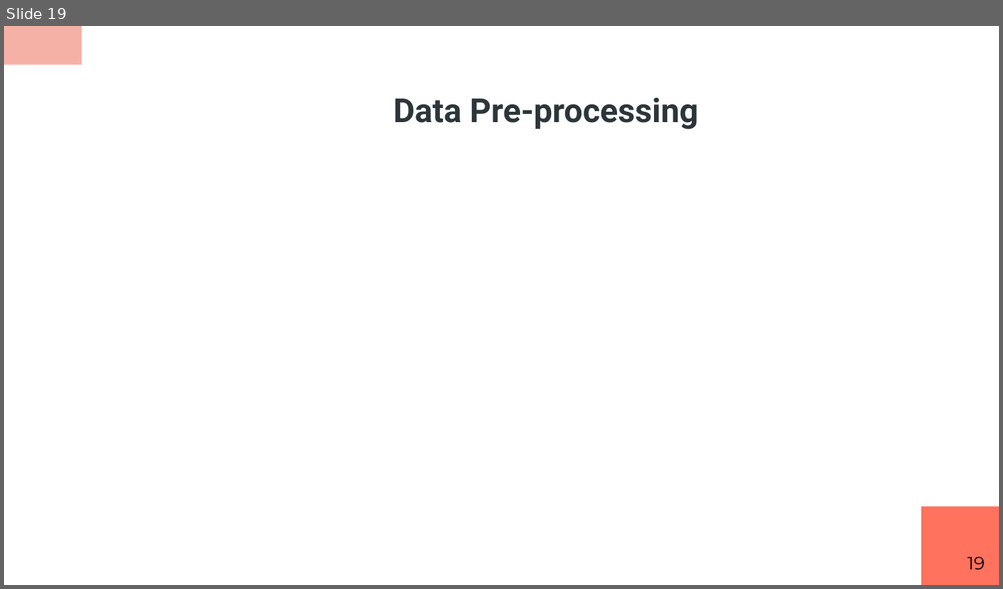
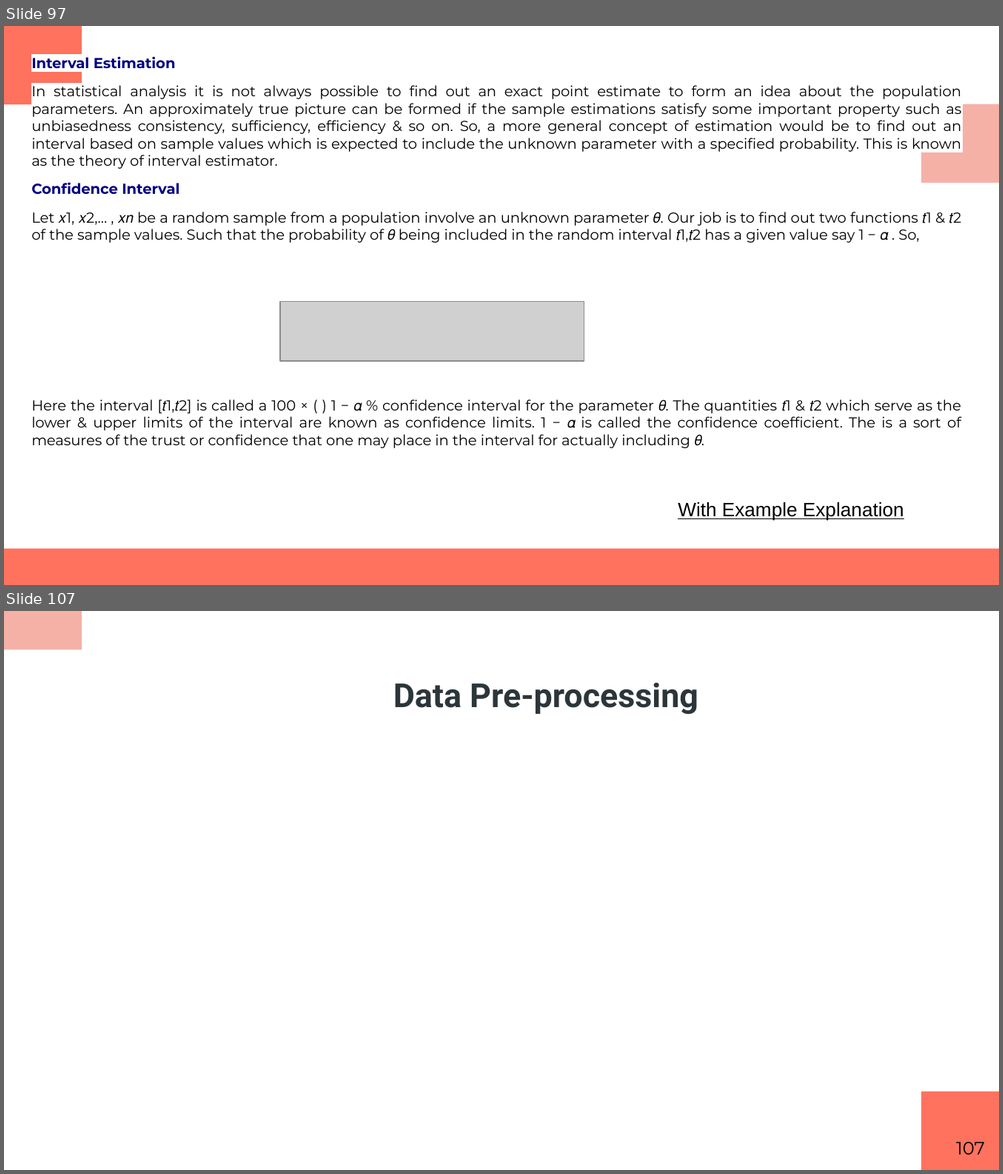
Before and after one commit to RashmivernekarN/ai_with_python_keonics, a slide deck: Module3/Business Statistics.pptx. Shown one above the other, each under a label of ours: slide 19 before the commit, slides 97 and 107 after it; the slides between them are not shown. The pictures are 1003x589 and 1003x1174 pixels, drawn with LibreOffice and Linux fonts; fonts in the diff are those of the drawing; grey boxes stand for pictures. Boxes give left, top, right and bottom in pixels: in the first picture for what was removed or moved away, otherwise in the second. Text is boxed around its words. In the diff, an @@ line names an element or a change of style, - is before the commit and + after.

```diff
--- a/Module3/Business Statistics.pptx
+++ b/Module3/Business Statistics.pptx
@@ slide 97 added at [4,26,999,585], background #FFFFFF @@
@@ rectangle added at [4,26,82,104], fill #FF725E @@
@@ text added at [31,53,962,449], 10.5 pt, text #000000 @@
+Interval Estimation
+In statistical analysis it is not always possible to find out an exact point estimate to form an idea about the population parameters. An approximately true picture can be formed if the sample estimations satisfy some important property such as unbiasedness consistency, sufficiency, efficiency & so on. So, a more general concept of estimation would be to find out an interval based on sample values which is expected to include the unknown parameter with a specified probability. This is known as the theory of interval estimator.
+Confidence Interval
+Let 𝑥1, 𝑥2,… , 𝑥𝑛 be a random sample from a population involve an unknown parameter 𝜃. Our job is to find out two functions 𝑡1 & 𝑡2 of the sample values. Such that the probability of 𝜃 being included in the random interval 𝑡1,𝑡2 has a given value say 1 − 𝛼 . So,
+Here the interval [𝑡1,𝑡2] is called a 100 × ( ) 1 − 𝛼 % confidence interval for the parameter 𝜃. The quantities 𝑡1 & 𝑡2 which serve as the lower & upper limits of the interval are known as confidence limits. 1 − 𝛼 is called the confidence coefficient. The is a sort of measures of the trust or confidence that one may place in the interval for actually including 𝜃.
@@ rectangle added at [921,104,999,183], fill #F6B1A7 @@
@@ picture added at [281,301,584,361] @@
@@ text added at [677,503,904,521], 14 pt, text #000000, underline @@
+With Example Explanation
@@ rectangle added at [4,549,999,585], fill #FF725E @@
@@ what was slide 19 is now slide 107 @@
@@ page number at [956,1142,984,1155]: text changed @@
-19
+107
```
Also in this commit, not shown: 6 slides changed, 88 other slides added, 1 slide removed, 6 other files.
